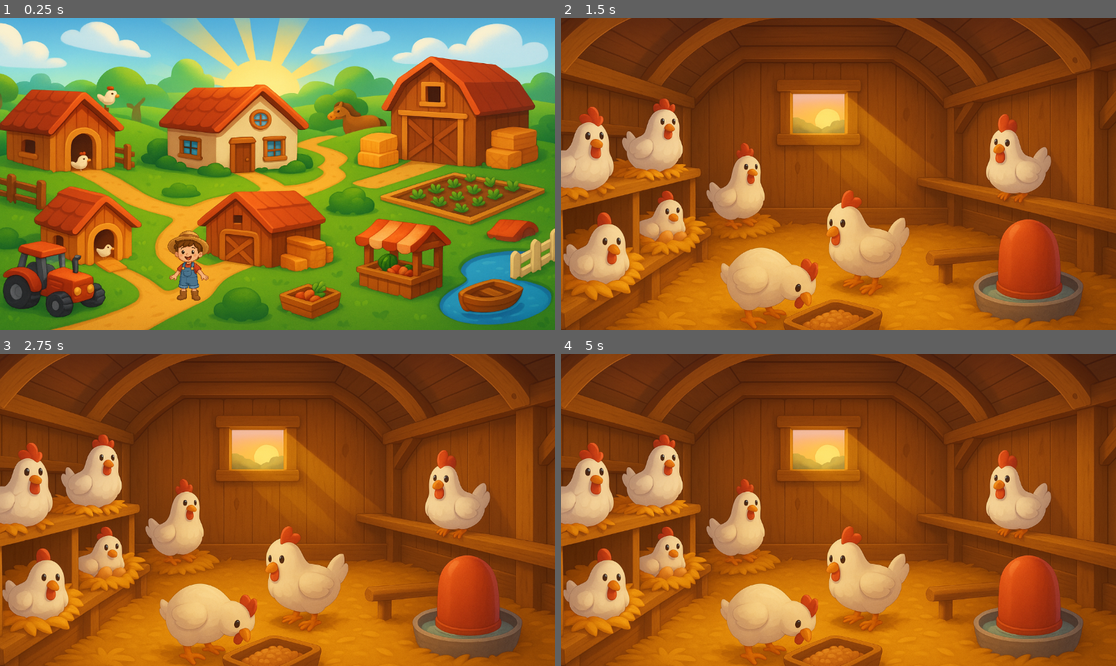
Above: before the commit, frames 1-4 (two rows, left to right).
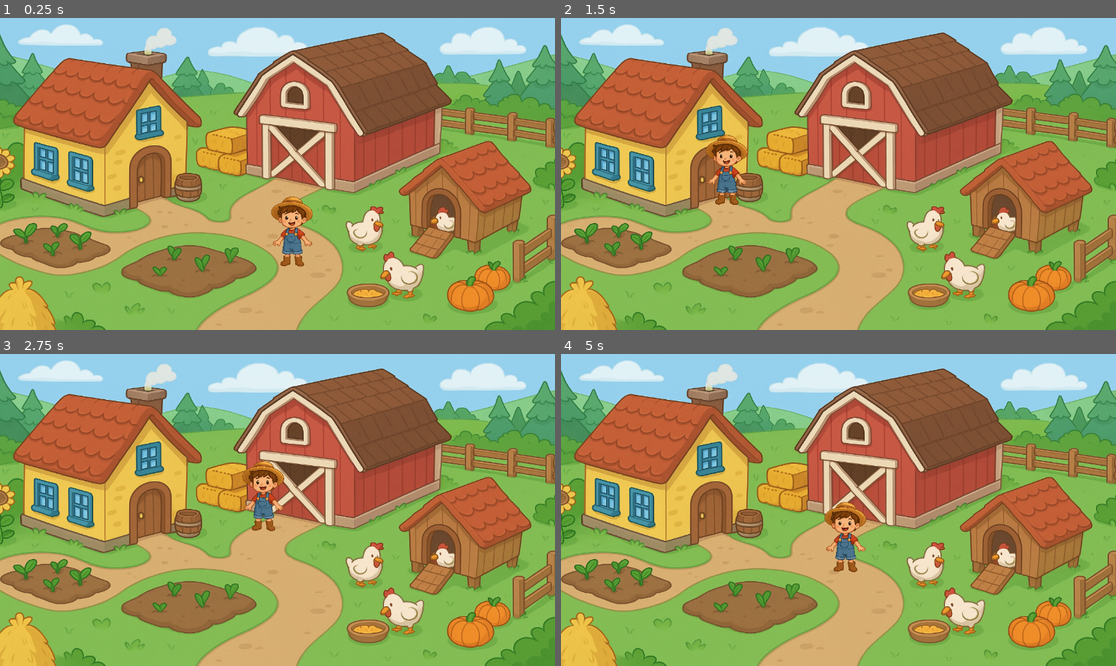
Above: after the commit, the same moments.

Repository: Lexizz7/projeto-tcc
Game: Godot game, scene res://levels/farm/farm.tscn
Two runs of this game, one before a commit and one after it. Both use one fixed random seed, a clock stepped at 60 frames per second and the inputs below. Before the commit the project starts from res://scenes/lobby.tscn.
Inputs (mouse positions are in pixels of both pictures, inside the frame that each line leads up to):
- Up to frame 1 (0.25 s): no input
- Up to frame 2 (1.5 s): tap Enter at 0.5 s; move the mouse to (627, 127) at 0.52 s; click (627, 127) at 0.67 s; move the mouse to (727, 189) at 1.27 s; click (727, 189) at 1.42 s
- Up to frame 3 (2.75 s): tap Space at 2 s; move the mouse to (333, 441) at 2.02 s; click (333, 441) at 2.17 s
- Up to frame 4 (5 s): move the mouse to (810, 572) at 2.77 s; click (810, 572) at 2.92 s; tap Enter at 3.5 s; move the mouse to (1005, 556) at 3.52 s; click (1005, 556) at 3.67 s; move the mouse to (672, 463) at 4.27 s; click (672, 463) at 4.42 s

The runs differ from the first frame. In frame 1, 98% of the frame differs, in the area x 0-100%, y 0-100%; in frame 2, 98%; in frame 3, 98%; in frame 4, 98%.

Commit message:
add player navigation and folder structure

Diff:
--- /dev/null
+++ b/characters/player/player.gd
@@ -0,0 +1,29 @@
+extends CharacterBody2D
+
+signal walk_finished
+
+@export var speed := 400.0
+
+@onready var nav_agent: NavigationAgent2D = $NavigationAgent2D
+
+var moving := false
+
+func walk_to(position: Vector2) -> void:
+	nav_agent.target_position = position
+	moving = true
+	await self.walk_finished
+
+func _physics_process(delta: float) -> void:
+	if moving:
+		if nav_agent.is_navigation_finished():
+			velocity = Vector2.ZERO
+			moving = false
+			emit_signal("walk_finished")
+			return
+
+		var next_path_point = nav_agent.get_next_path_position()
+		var direction = (next_path_point - global_position).normalized()
+		velocity = direction * speed
+		move_and_slide()
+	else:
+		velocity = Vector2.ZERO
--- /dev/null
+++ b/characters/player/player.tscn
@@ -0,0 +1,23 @@
+[gd_scene load_steps=4 format=3 uid="uid://cvwwjtyn0p2j8"]
+
+[ext_resource type="Texture2D" uid="uid://opg26pvs7nud" path="res://characters/player/assets/player.png" id="1_508ok"]
+[ext_resource type="Script" uid="uid://cul3c8l33lt05" path="res://characters/player/player.gd" id="1_xxgcw"]
+
+[sub_resource type="RectangleShape2D" id="RectangleShape2D_508ok"]
+size = Vector2(20, 30)
+
+[node name="Player" type="CharacterBody2D"]
+script = ExtResource("1_xxgcw")
+metadata/_edit_group_ = true
+
+[node name="Sprite2D" type="Sprite2D" parent="."]
+position = Vector2(0, -74)
+scale = Vector2(0.1, 0.1)
+texture = ExtResource("1_508ok")
+
+[node name="CollisionShape2D" type="CollisionShape2D" parent="."]
+position = Vector2(0, -73)
+scale = Vector2(4.66387, -4.87057)
+shape = SubResource("RectangleShape2D_508ok")
+
+[node name="NavigationAgent2D" type="NavigationAgent2D" parent="."]
--- /dev/null
+++ b/levels/farm/barn.gd
@@ -0,0 +1,7 @@
+extends Area2D
+
+@onready var player := $"../Player"
+
+func _input_event(viewport, event, shape_idx):
+	if event is InputEventMouseButton and event.pressed:
+		player.walk_to(global_position)
--- /dev/null
+++ b/levels/farm/chickencoop.gd
@@ -0,0 +1,7 @@
+extends Area2D
+
+@onready var player := $"../Player"
+
+func _input_event(viewport, event, shape_idx):
+	if event is InputEventMouseButton and event.pressed:
+		player.walk_to(global_position)
--- /dev/null
+++ b/levels/farm/farm.tscn
@@ -0,0 +1,74 @@
+[gd_scene load_steps=10 format=3 uid="uid://modwmpakakol"]
+
+[ext_resource type="Texture2D" uid="uid://b6cpf8uiqy8gk" path="res://levels/farm/assets/farm.png" id="1_qam4g"]
+[ext_resource type="Script" uid="uid://cg21cxyr287qs" path="res://levels/farm/house.gd" id="2_kobh8"]
+[ext_resource type="PackedScene" uid="uid://cvwwjtyn0p2j8" path="res://characters/player/player.tscn" id="3_p0y0h"]
+[ext_resource type="Script" uid="uid://bmpr88un5l47s" path="res://levels/farm/barn.gd" id="4_1jhwj"]
+[ext_resource type="Script" uid="uid://cthcbxkch15ke" path="res://levels/farm/chickencoop.gd" id="5_botmr"]
+
+[sub_resource type="RectangleShape2D" id="RectangleShape2D_2wvic"]
+size = Vector2(64.9439, 131.3)
+
+[sub_resource type="CapsuleShape2D" id="CapsuleShape2D_1jhwj"]
+
+[sub_resource type="CapsuleShape2D" id="CapsuleShape2D_botmr"]
+
+[sub_resource type="NavigationPolygon" id="NavigationPolygon_1jhwj"]
+vertices = PackedVector2Array(757.156, 475.156, 853.773, 456.227, 950.273, 479.273, 802.633, 525.258, 727.602, 538.438, 590.844, 342.758, 635.039, 352.312, 602.961, 366.641, 348.453, 442.023, 302.227, 406.18, 289.047, 394.953, 328.883, 381.898, 358.656, 380.094, 393.492, 391.703, 415.891, 415.078, 608.602, 646.031, 424.367, 646.93, 424.688, 645.859, 460.711, 617.219, 508.031, 588.633, 563.227, 558.438, 625.672, 609.18, 584.406, 522.297, 667.719, 460.602, 656.906, 577.953, 462.289, 443.008, 455.148, 435.93, 524.094, 458.719, 483.672, 412.844, 588.289, 409.297, 617.383, 433.328, 565.68, 486.078, 490.602, 390.062, 522.43, 366.422, 572.508, 338.594)
+polygons = Array[PackedInt32Array]([PackedInt32Array(0, 1, 2, 3, 4), PackedInt32Array(5, 6, 7), PackedInt32Array(8, 9, 10, 11, 12, 13, 14), PackedInt32Array(15, 16, 17, 18, 19, 20, 21), PackedInt32Array(22, 23, 0, 4, 24, 20), PackedInt32Array(25, 8, 14, 26), PackedInt32Array(27, 25, 26, 28, 29), PackedInt32Array(24, 21, 20), PackedInt32Array(30, 23, 22, 31), PackedInt32Array(29, 30, 31, 27), PackedInt32Array(7, 29, 28, 32, 33, 34, 5)])
+outlines = Array[PackedVector2Array]([PackedVector2Array(345, 452, 461, 453, 520, 468, 558, 493, 573, 522, 556, 551, 503, 580, 455, 609, 416, 640, 411, 657, 615, 656, 634, 615, 663, 586, 731, 548, 805, 535, 988, 478, 854, 446, 757, 465, 671, 451, 623, 425, 600, 406, 611, 374, 667, 349, 593, 333, 571, 328, 517, 358, 482, 384, 479, 414, 455, 423, 422, 407, 399, 383, 360, 370, 327, 372, 269, 391, 296, 414)])
+
+[node name="Farm" type="Node2D"]
+
+[node name="Camera2D" type="Camera2D" parent="."]
+anchor_mode = 0
+
+[node name="Sprite2D" type="Sprite2D" parent="Camera2D"]
+scale = Vector2(0.759766, 0.640625)
+texture = ExtResource("1_qam4g")
+centered = false
+
+[node name="House" type="Area2D" parent="."]
+position = Vector2(313, 320)
+scale = Vector2(6.2, 3.08)
+script = ExtResource("2_kobh8")
+metadata/_edit_group_ = true
+
+[node name="CollisionShape2D" type="CollisionShape2D" parent="House"]
+position = Vector2(-14.1935, -34.0909)
+shape = SubResource("RectangleShape2D_2wvic")
+metadata/_edit_lock_ = true
+
+[node name="Player" parent="." instance=ExtResource("3_p0y0h")]
+position = Vector2(608, 517)
+
+[node name="Barn" type="Area2D" parent="."]
+position = Vector2(603, 282)
+scale = Vector2(38.44, 9.4864)
+script = ExtResource("4_1jhwj")
+metadata/_edit_group_ = true
+
+[node name="CollisionShape2D" type="CollisionShape2D" parent="Barn"]
+position = Vector2(2.26327, -9.80351)
+scale = Vector2(0.545715, -1.23223)
+shape = SubResource("CapsuleShape2D_1jhwj")
+metadata/_edit_lock_ = true
+
+[node name="ChickenCoop" type="Area2D" parent="."]
+position = Vector2(887, 461)
+script = ExtResource("5_botmr")
+metadata/_edit_group_ = true
+
+[node name="CollisionShape2D" type="CollisionShape2D" parent="ChickenCoop"]
+position = Vector2(78, -60)
+rotation = -0.557887
+scale = Vector2(15.4452, -8.68644)
+shape = SubResource("CapsuleShape2D_botmr")
+metadata/_edit_lock_ = true
+
+[node name="NavigationRegion2D" type="NavigationRegion2D" parent="."]
+navigation_polygon = SubResource("NavigationPolygon_1jhwj")
+
+[connection signal="input_event" from="House" to="House" method="_on_input_event"]
+[connection signal="input_event" from="Barn" to="Barn" method="_on_input_event"]
+[connection signal="input_event" from="ChickenCoop" to="ChickenCoop" method="_on_input_event"]
--- a/chickencoop.gd
+++ b/levels/farm/house.gd
@@ -1,5 +1,8 @@
 extends Area2D
+
+@onready var player := $"../Player"
 
 func _input_event(viewport, event, shape_idx):
 	if event is InputEventMouseButton and event.pressed:
-		get_tree().change_scene_to_file("res://scenes/chickencoop.tscn")
+		await player.walk_to(global_position)
+		print('teste')
--- a/project.godot
+++ b/project.godot
@@ -11,7 +11,7 @@
 [application]
 
 config/name="Projeto TCC"
-run/main_scene="res://scenes/lobby.tscn"
+run/main_scene="res://levels/farm/farm.tscn"
 config/features=PackedStringArray("4.4", "Mobile")
 config/icon="res://icon.svg"
 
--- a/scenes/chickencoop.tscn
+++ /dev/null
@@ -1,14 +0,0 @@
-[gd_scene load_steps=2 format=3 uid="uid://cos232cdo4hxk"]
-
-[ext_resource type="Texture2D" uid="uid://cnbd017ds58cu" path="res://Chickencoop.png" id="1_ityba"]
-
-[node name="Chickencoop" type="Node2D"]
-
-[node name="Camera2D" type="Camera2D" parent="."]
-scale = Vector2(1.00391, 1.00781)
-anchor_mode = 0
-
-[node name="Sprite2D" type="Sprite2D" parent="Camera2D"]
-scale = Vector2(0.760052, 0.686046)
-texture = ExtResource("1_ityba")
-centered = false
--- a/scenes/lobby.tscn
+++ /dev/null
@@ -1,33 +0,0 @@
-[gd_scene load_steps=5 format=3 uid="uid://modwmpakakol"]
-
-[ext_resource type="Texture2D" uid="uid://viqr1jgu4fnq" path="res://Lobby.png" id="1_q60fs"]
-[ext_resource type="Texture2D" uid="uid://opg26pvs7nud" path="res://Char1.png" id="2_nqcc7"]
-[ext_resource type="Script" uid="uid://vn7n4l6ne4ry" path="res://chickencoop.gd" id="3_pc087"]
-
-[sub_resource type="RectangleShape2D" id="RectangleShape2D_2wvic"]
-size = Vector2(44.404, 26.4975)
-
-[node name="Lobby" type="Node2D"]
-
-[node name="Camera2D" type="Camera2D" parent="."]
-anchor_mode = 0
-
-[node name="Sprite2D" type="Sprite2D" parent="Camera2D"]
-scale = Vector2(0.759766, 0.640625)
-texture = ExtResource("1_q60fs")
-centered = false
-
-[node name="Sprite2D" type="Sprite2D" parent="."]
-position = Vector2(393, 514)
-scale = Vector2(0.1, 0.1)
-texture = ExtResource("2_nqcc7")
-
-[node name="Area2D" type="Area2D" parent="."]
-script = ExtResource("3_pc087")
-
-[node name="CollisionShape2D" type="CollisionShape2D" parent="Area2D"]
-position = Vector2(139.9, 227)
-scale = Vector2(6.04, 7.88)
-shape = SubResource("RectangleShape2D_2wvic")
-
-[connection signal="input_event" from="Area2D" to="Area2D" method="_on_input_event"]
Binary file removed: Chickencoop.png
Not shown, removed: Chickencoop.png.import
Binary file removed: Lobby.png
Renamed: Char1.png -> characters/player/assets/player.png
Not shown, changed: characters/player/assets/player.png.import
Not shown, added: characters/player/player.gd.uid
Not shown, removed: chickencoop.gd.uid
Binary file added: levels/farm/assets/farm.png
Not shown, changed: levels/farm/assets/farm.png.import
Not shown, added: levels/farm/barn.gd.uid
Not shown, added: levels/farm/chickencoop.gd.uid
Not shown, added: levels/farm/house.gd.uid
